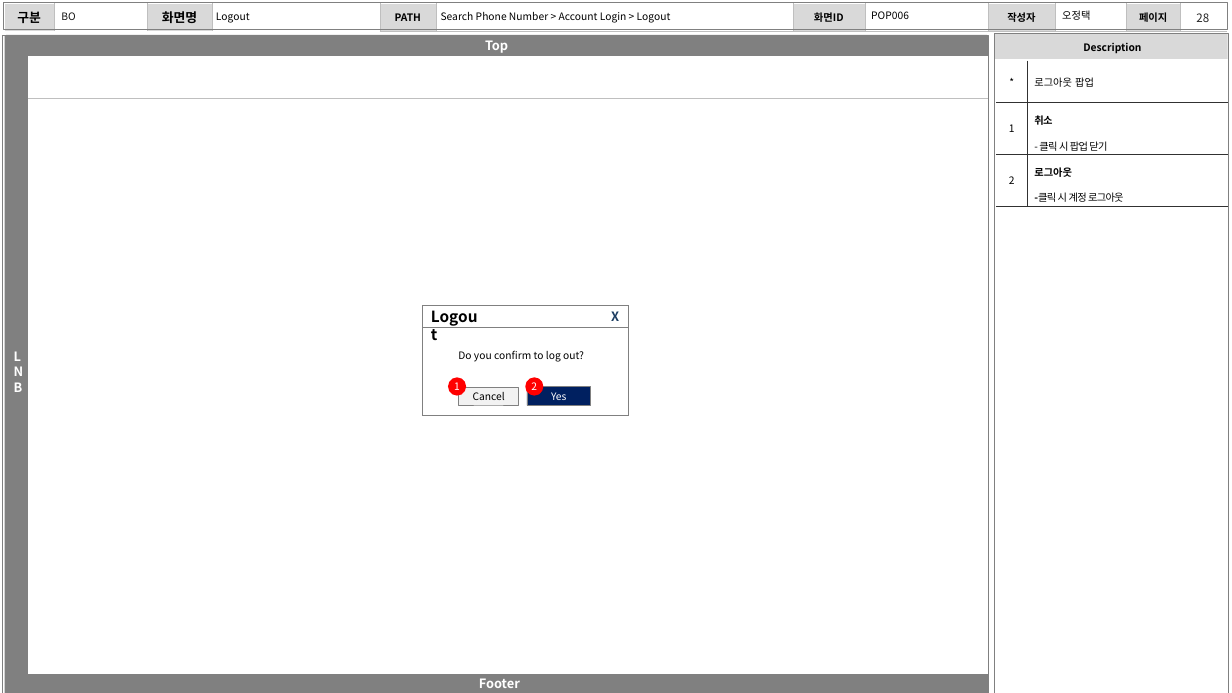
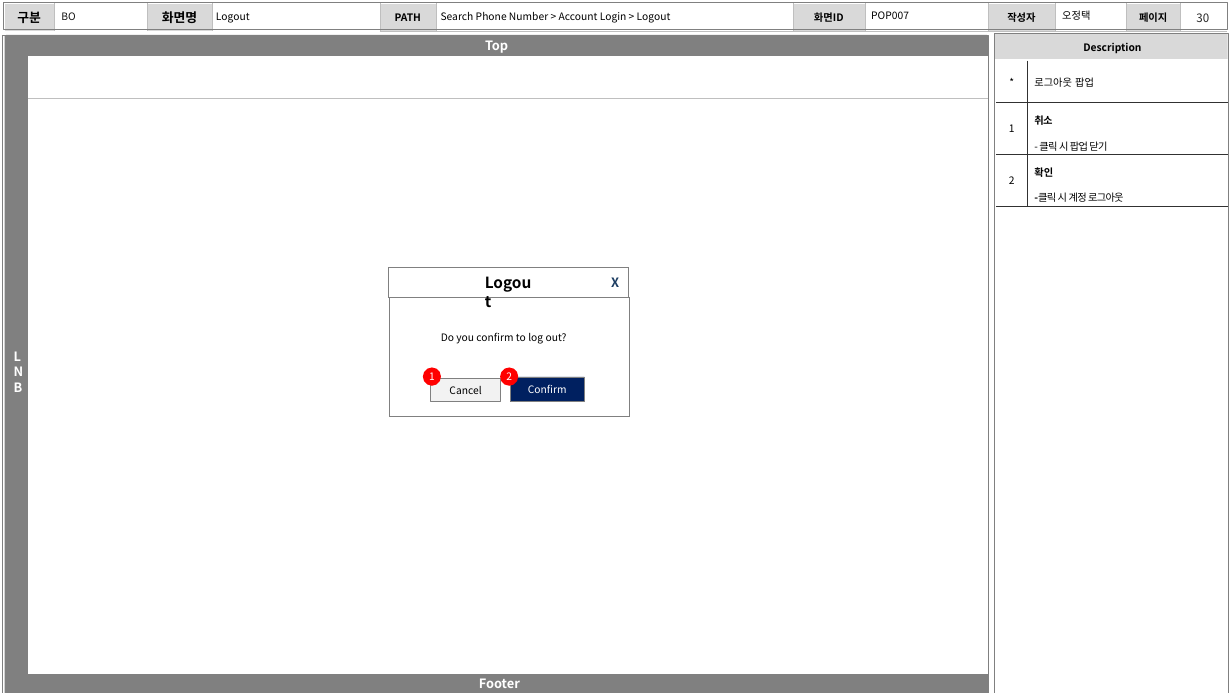
Before and after one commit to zhengze00/SpringBoot-MariaDB-master, a slide deck: slide 30 of Project File/[SK C&C] 인턴PT_오정택.pptx (slide 28 before the commit). Drawn at 1232x693 pixels with LibreOffice and Linux fonts; fonts in the diff are those of the drawing. Boxes give left, top, right and bottom in pixels: in the first picture for what was removed or moved away, otherwise in the second. Text is boxed around its words. In the diff, an @@ line names an element or a change of style, - is before the commit and + after.

```diff
--- a/Project File/[SK C&C] 인턴PT_오정택.pptx
+++ b/Project File/[SK C&C] 인턴PT_오정택.pptx
@@ text at [871, 11, 909, 19]: text changed @@
-POP006
+POP007
@@ page number at [1196, 13, 1209, 22]: text changed @@
-28
+30
@@ table at [996, 61, 1227, 206] @@
-row 3, column 2: 로그아웃 / -클릭 시 계정 로그아웃
+row 3, column 2: 확인 / -클릭 시 계정 로그아웃
@@ rectangle "X": place and size @@
-rectangle "X" at [422, 305, 628, 327]
+rectangle "X" at [388, 268, 628, 298]
@@ text "Logout": place and size @@
-text "Logout" at [426, 302, 488, 330]
+text "Logout" at [481, 269, 543, 297]
@@ rectangle: place and size @@
-rectangle at [422, 326, 628, 416]
+rectangle at [389, 297, 629, 417]
@@ text "Do you confirm to log ...": place and size @@
-text "Do you confirm to log ..." at [458, 350, 584, 362]
+text "Do you confirm to log ..." at [441, 332, 567, 344]
@@ ellipse "1": place and size @@
-ellipse "1" at [448, 377, 467, 396]
+ellipse "1" at [423, 368, 442, 386]
@@ rectangle "Cancel": place and size @@
-rectangle "Cancel" at [459, 388, 519, 406]
+rectangle "Cancel" at [431, 378, 500, 401]
@@ ellipse "2": place and size @@
-ellipse "2" at [526, 377, 544, 396]
+ellipse "2" at [500, 368, 518, 386]
@@ rectangle "Confirm": place and size @@
-rectangle "Confirm" at [527, 387, 591, 406]
+rectangle "Confirm" at [510, 377, 585, 402]
@@ text in rectangle at [528, 384, 567, 393]: text changed @@
-Yes
+Confirm
```
Also in this commit, not shown: 14 other slides changed, 2 slides added, 3 other files.
